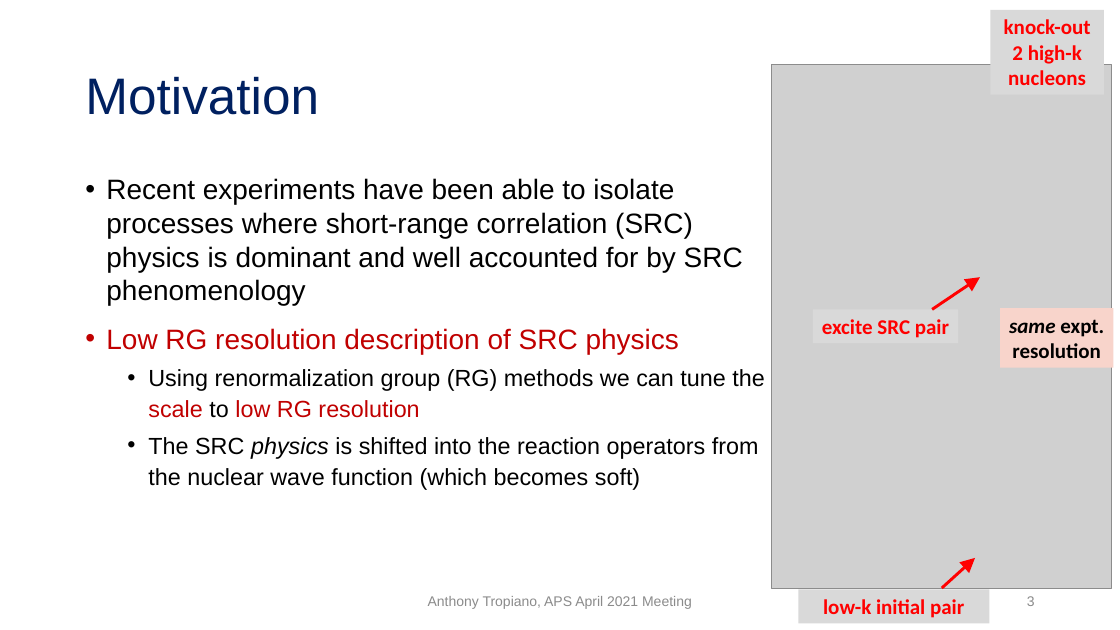
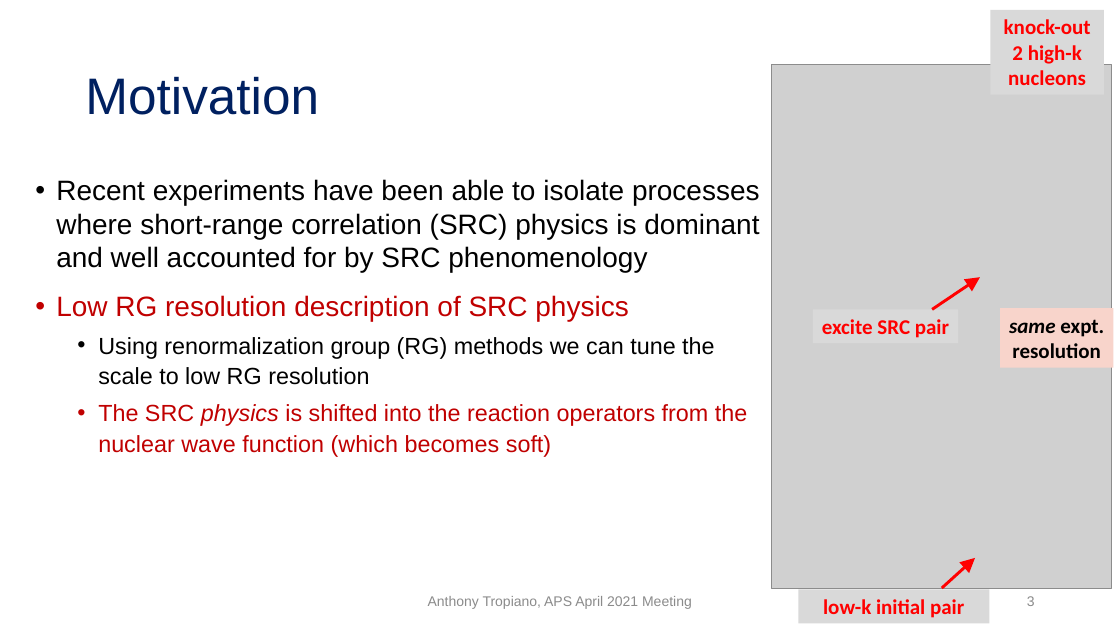
Before and after one commit to tropiano4/tropiano-srg, a slide deck: slide 3 of Presentations/APS_April2021/tropiano_aps_april2021.pptx. Drawn at 1120x630 pixels with LibreOffice and Linux fonts; fonts in the diff are those of the drawing; grey boxes stand for pictures. Boxes give left, top, right and bottom in pixels: in the first picture for what was removed or moved away, otherwise in the second. Text is boxed around its words. In the diff, an @@ line names an element or a change of style, - is before the commit and + after.

```diff
--- a/Presentations/APS_April2021/tropiano_aps_april2021.pptx
+++ b/Presentations/APS_April2021/tropiano_aps_april2021.pptx
@@ text "Recent experiments have been able ...": place and size @@
-text "Recent experiments have been able ..." at <box>106,178,764,490</box>
+text "Recent experiments have been able ..." at <box>56,179,760,457</box>
@@ text at <box>98,337,747,457</box>: text colour #C00000 to #000000 in "scale low RG resolution"; text colour #000000 to #C00000 in "The SRC physics is shifted into the ..." @@
```
Also in this commit, not shown: 7 other slides changed, 4 slides added, 1 slide removed, 5 other files.
